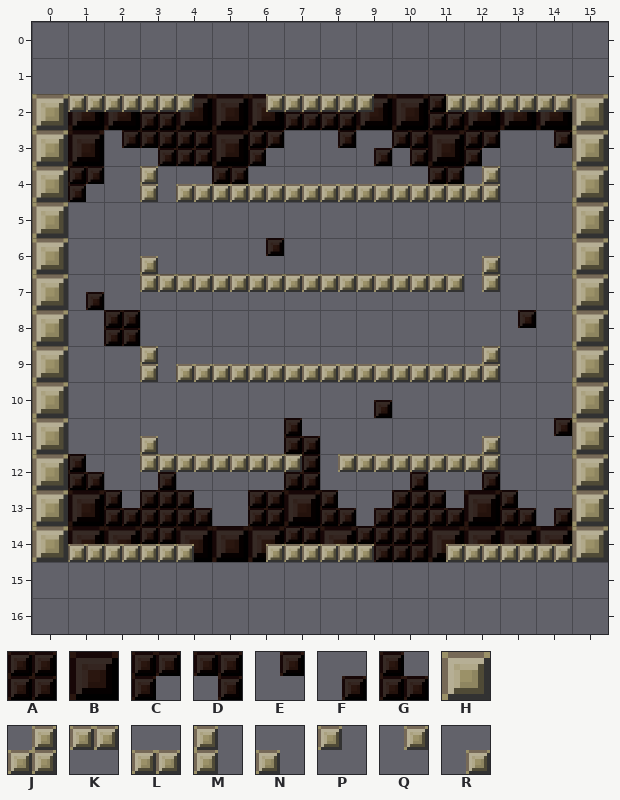
An edit to a level. Tiled map, Demo/assets/maps/05.tmx. That is the earlier state.
Cells are 64x64 px. Shown: x 0..15, y 0..16.
Key: from "block_background": A 28, B 29, C 34, D 35, E 38, F 39, G 40; from "large": H 3, J 11, K 16, L 17, M 18, N 24, P 25, Q 26, R 27.
_ is an empty cell.
Layer "background" before, first column x 0:
 0 ________________
 1 ________________
 2 _BBABBBAABBABBB_
 3 _BEDABC_EFDBC_E_
 4 _C___A_____D____
 5 ________________
 6 ______E_________
 7 _F______________
 8 __A__________E__
 9 ________________
10 _________F______
11 _______G______E_
12 _G_F___A__F_F___
13 _BGAG_ABGFAGBGF_
14 _BBABBBABAABBBB_
15 ________________
16 ________________
Layer "Blocks" before, first column x 0:
 0 ________________
 1 ________________
 2 HKKKP_QKKP_QKKKH
 3 H______________H
 4 H__MLLLLLLLLJ__H
 5 H______________H
 6 H__N________R__H
 7 H__KKKKKKKKKQ__H
 8 H______________H
 9 H__MLLLLLLLLJ__H
10 H______________H
11 H__N________R__H
12 H__KKKKPQKKKK__H
13 H______________H
14 HLLLN_RLLN_RLLLH
15 ________________
16 ________________
Once edited:
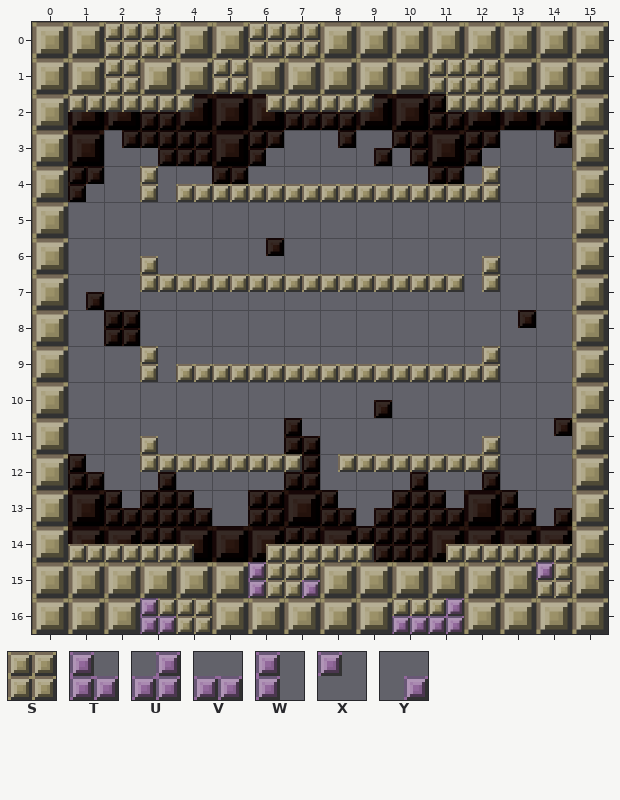
Further tiles: from "large": S 0, T 42, U 43, V 49, W 50, X 57, Y 59.
Changes in this commit:
Changed rows in their new state; . is an unchanged cell.
Layer "background":
first column x 0:
 0 HHSSHHSSHHHHHHHH
 1 HHSHHSHHHHHSSHHH
first column x 0:
15 HHHHHHSSHHHHHHSH
16 HHHSSHHHHHSSHHHH
Layer "Blocks":
first column x 3:
15 ...WY......X
16 T......VU...
Boxes around the changes in both pictures, in picture pixels (x1, y1, x2, y2):
added: (32, 22, 608, 94)
added: (32, 562, 608, 634)
